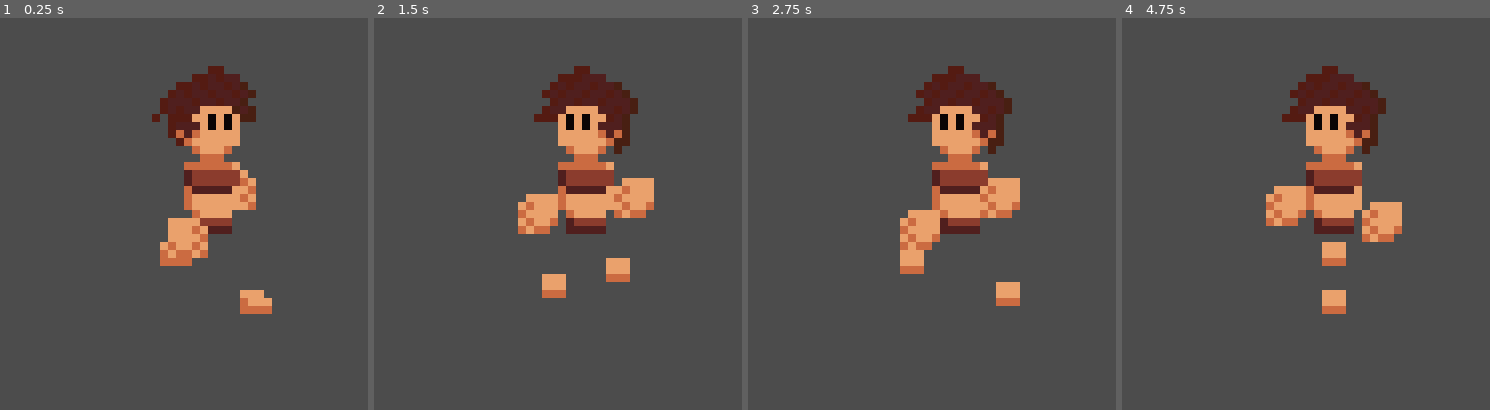
Above: before the commit, frames 1-4 (left to right).
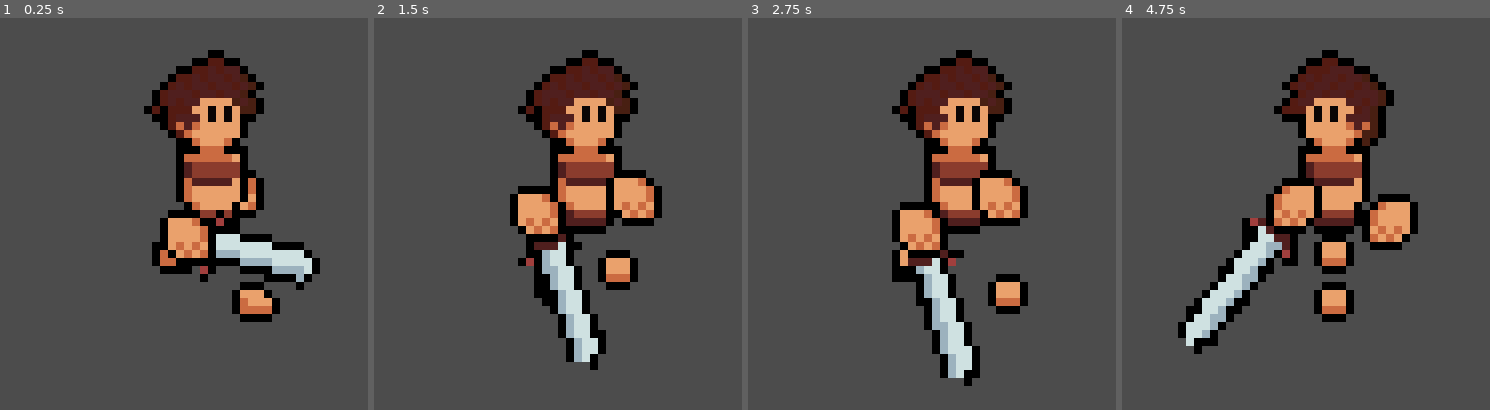
Above: after the commit, the same moments.

Repository: pibolib/gd-rpg-tech-demo
Game: Godot game, scene res://scene/charactermodel/Humanoid.tscn
Same seed, same stepped clock (60 frames per second), same inputs: the game is played once before the commit and once after it.
Inputs:
- Up to frame 1 (0.25 s): no input
- Up to frame 2 (1.5 s): tap Enter (ui_accept) at 0.5, 0.77 s
- Up to frame 3 (2.75 s): tap Enter (ui_accept) at 1.52 s
- Up to frame 4 (4.75 s): tap Enter (ui_accept) at 3.02, 3.77, 4.52 s

The runs differ from the first frame. In frame 1, 11% of the frame differs, in the area x 39-87%, y 8-78%; in frame 2, 13%; in frame 3, 13%; in frame 4, 13%, in the area x 15-81%, y 8-86%.

Commit message:
added outline shader

Diff:
--- a/assets/shader/color_outline.tres
+++ b/assets/shader/color_outline.tres
@@ -3,28 +3,22 @@
 [sub_resource type="Shader" id=1]
 code = "shader_type canvas_item;
 
-uniform vec4 line_color : hint_color = vec4(1);
-uniform float line_thickness : hint_range(0, 10) = 1.0;
+uniform vec4 line_color : hint_color = vec4(0.0); // black color
+uniform float line_thickness : hint_range(0.0, 10.0) = 1.0;
 
 void fragment() {
 	vec2 size = TEXTURE_PIXEL_SIZE * line_thickness;
-
-	float outline = texture(TEXTURE, UV + vec2(-size.x, 0)).a;
-	outline += texture(TEXTURE, UV + vec2(0, size.y)).a;
-	outline += texture(TEXTURE, UV + vec2(size.x, 0)).a;
-	outline += texture(TEXTURE, UV + vec2(0, -size.y)).a;
-	outline += texture(TEXTURE, UV + vec2(-size.x, size.y)).a;
-	outline += texture(TEXTURE, UV + vec2(size.x, size.y)).a;
-	outline += texture(TEXTURE, UV + vec2(-size.x, -size.y)).a;
-	outline += texture(TEXTURE, UV + vec2(size.x, -size.y)).a;
-	outline = min(outline, 1.0);
-
+	float left = texture(TEXTURE, UV + vec2(-size.x, 0)).a;
+	float right = texture(TEXTURE, UV + vec2(size.x, 0)).a;
+	float up = texture(TEXTURE, UV + vec2(0, size.y)).a;
+	float down = texture(TEXTURE, UV + vec2(0, -size.y)).a;
+	float sum = left + right + up + down;
+	float outline = min(sum, 1.0);
 	vec4 color = texture(TEXTURE, UV);
 	COLOR = mix(color, line_color, outline - color.a);
 }"
 
 [resource]
-render_priority = 1
 shader = SubResource( 1 )
-shader_param/line_color = Color( 1, 1, 1, 1 )
+shader_param/line_color = Color( 0, 0, 0, 1 )
 shader_param/line_thickness = 1.0
--- /dev/null
+++ b/assets/shader/color_replace.tres
@@ -0,0 +1,22 @@
+[gd_resource type="ShaderMaterial" load_steps=2 format=2]
+
+[sub_resource type="Shader" id=1]
+code = "shader_type canvas_item;
+
+uniform vec4 u_color_key : hint_color;
+uniform vec4 u_replacement_color : hint_color;
+
+void fragment() {
+    vec4 col = texture(TEXTURE, UV);
+    vec4 d4 = abs(col - u_color_key);
+    float d = max(max(d4.r, d4.g), d4.b);
+    if(d < 0.01 && col.a != 0.0) {
+        col = u_replacement_color;
+    }
+    COLOR = col;
+}"
+
+[resource]
+shader = SubResource( 1 )
+shader_param/u_color_key = Color( 0.0784314, 0.152941, 0, 1 )
+shader_param/u_replacement_color = Color( 0, 0, 0, 1 )
--- a/scene/charactermodel/Humanoid.gd
+++ b/scene/charactermodel/Humanoid.gd
@@ -25,10 +25,14 @@
 	"WALK"
 ]
 
+export var outline_color = Color(0,0,0)
+
 var dir = 0
 var torso_offset = 12
 var move = true
 var state = "WALK"
+var equip_left = 0
+var equip_right = -1
 
 func _ready():
 	$AnimationHandler.play(state)
@@ -53,11 +57,18 @@
 		match state:
 			"WALK":
 				walk($AnimationHandler.current_animation_position)
+	if equip_left != -1:
+		if $Torso/Arm/Hand1.scale.x == 1:
+			$Torso/Arm/Hand1/Equip.rotation = -dir
+		else:
+			$Torso/Arm/Hand1/Equip.rotation = dir + PI
+		$Torso/Arm/Hand1/Equip.scale = Vector2(1-(cos(dir)+1)/8,1)
+	update_z()
 
 func set_torso_sprite(angle): #sets torso sprite based on angle
 	var angle_sprites = [
-		Vector2(0,20),
-		Vector2(7,20)
+		Vector2(0,24),
+		Vector2(8,24)
 	]
 	angle = wrap_angle(angle)
 	var spr = get_sprite_facing_2dir(angle)
@@ -66,45 +77,48 @@
 func set_head_sprite(angle):
 	var angle_sprites = [
 		Vector2(0,0),
-		Vector2(8,0),
-		Vector2(16,0),
-		Vector2(24,0)
+		Vector2(10,0),
+		Vector2(20,0),
+		Vector2(30,0)
 	]
 	var angle_sprites2 = [
-		Vector2(0,9),
-		Vector2(13,9),
-		Vector2(26,9),
-		Vector2(39,9)
+		Vector2(0,11),
+		Vector2(15,11),
+		Vector2(30,11),
+		Vector2(45,11)
 	]
 	var spr = get_sprite_facing_4dir(angle)
 	$Torso/Head.region_rect.position = angle_sprites[spr]
 	$Torso/Head/Hair.region_rect.position = angle_sprites2[spr]
-	if spr == 1 or spr == 2:
-		$Torso/Head.offset.x = 1.5
+	if spr == 1 or spr == 2 or spr == 3:
+		$Torso/Head.offset.x = 1
 		$Torso/Head/Hair.offset.x = 0.5
 	else:
-		$Torso/Head.offset.x = 0.5
+		$Torso/Head.offset.x = 0
 		$Torso/Head/Hair.offset.x = -0.5
 
 func set_leg_sprite(angle): #sets leg sprite based on angle
 	var angle_sprites = [
-		Vector2(0,29),
-		Vector2(4,29),
-		Vector2(8,29),
-		Vector2(12,29)
+		Vector2(0,35),
+		Vector2(6,35),
+		Vector2(12,35),
+		Vector2(18,35)
 	]
-	var spr = get_sprite_facing_4dir(angle)
+	var spr = get_sprite_facing_4dir(angle+PI/4)
 	$Legs/Foot1.region_rect.position = angle_sprites[spr]
 	$Legs/Foot2.region_rect.position = angle_sprites[spr]
 
 func set_limb_pos(node, angle, dist, offset): #generically sets position based on angle, dist, and offset, works for any Node2D
 	node.position = trig_pos(angle,dist,offset)
-	node.z_index = node.position.y
 
 func set_hand_sprite(angle): #sets hand flip based on angle
 	var spr = get_sprite_facing_2dir(angle+PI/2)
-	$Torso/Arm/Hand1.flip_v = spr
-	$Torso/Arm/Hand2.flip_v = spr
+	if spr == 0:
+		$Torso/Arm/Hand1.scale.x = 1
+		$Torso/Arm/Hand2.scale.x = 1
+	else:
+		$Torso/Arm/Hand1.scale.x = -1
+		$Torso/Arm/Hand2.scale.x = -1
 
 func wrap_angle(angle): #returns an angle wrapped between 0 and 2*PI.
 	return wrapf(angle, 0, 2*PI)
@@ -112,11 +126,11 @@
 func get_sprite_facing_4dir(angle): #returns a sprite index for a body part with four directions.
 	var spr
 	angle = wrap_angle(angle)
-	if angle <= PI/4 or angle >= 7*PI/4:
+	if angle <= PI/2:
 		spr = 0
-	elif angle > PI/4 and angle <= 3*PI/4:
+	elif angle > PI/2 and angle <= PI:
 		spr = 1
-	elif angle > 3*PI/4 and angle <= 5*PI/4:
+	elif angle > PI and angle <= 3*PI/2:
 		spr = 2
 	else:
 		spr = 3
@@ -125,7 +139,7 @@
 func get_sprite_facing_2dir(angle): #returns a sprite index for a body part with two directions.
 	var spr
 	angle = wrap_angle(angle)
-	if angle >= 7*PI/4 or angle <= 3*PI/4:
+	if angle <= PI:
 		spr = 0
 	else:
 		spr = 1
@@ -141,6 +155,13 @@
 		"WALK":
 			$AnimationHandler.play()
 
+func update_z(): #updates z_index for all limbs which rotate around main character.
+	var limbs = [
+		$Torso/Arm/Hand1, $Torso/Arm/Hand2, $Legs/Foot1, $Legs/Foot2
+	]
+	for limb in limbs:
+		limb.z_index = limb.position.y
+
 func walk(time): #this animation lasts for one second and covers a few footsteps.
 	var tangent = Vector2(cos(dir),sin(dir)*0.5)
 	$Legs/Foot1.position += tangent * sin(2*time*PI) * 6
--- a/scene/charactermodel/Humanoid.tscn
+++ b/scene/charactermodel/Humanoid.tscn
@@ -1,7 +1,10 @@
-[gd_scene load_steps=6 format=2]
+[gd_scene load_steps=9 format=2]
 
 [ext_resource path="res://assets/gfx/humanoidmodelbase.png" type="Texture" id=1]
 [ext_resource path="res://scene/charactermodel/Humanoid.gd" type="Script" id=2]
+[ext_resource path="res://assets/gfx/weapons.png" type="Texture" id=3]
+[ext_resource path="res://assets/shader/color_outline.tres" type="Material" id=4]
+[ext_resource path="res://assets/shader/color_replace.tres" type="Material" id=5]
 
 [sub_resource type="Animation" id=1]
 resource_name = "IDLE"
@@ -28,60 +31,81 @@
 script = ExtResource( 2 )
 
 [node name="Torso" type="Sprite" parent="."]
+material = ExtResource( 5 )
 position = Vector2( 0, -11 )
+texture = ExtResource( 1 )
+offset = Vector2( -0.5, -0.5 )
+region_enabled = true
+region_rect = Rect2( 0, 24, 9, 11 )
+
+[node name="Arm" type="Node2D" parent="Torso"]
+use_parent_material = true
+position = Vector2( 0, 2 )
+
+[node name="Hand1" type="Sprite" parent="Torso/Arm"]
+use_parent_material = true
+position = Vector2( 0, -9.53674e-07 )
+scale = Vector2( 1, -1 )
+z_index = 10
 texture = ExtResource( 1 )
 offset = Vector2( -0.5, 0.5 )
 region_enabled = true
-region_rect = Rect2( 0, 20, 7, 9 )
+region_rect = Rect2( 8, 40, 7, 7 )
 
-[node name="Arm" type="Node2D" parent="Torso"]
-position = Vector2( 0, 2 )
+[node name="Equip" type="Sprite" parent="Torso/Arm/Hand1"]
+material = ExtResource( 4 )
+position = Vector2( -1, 0 )
+z_index = -1
+texture = ExtResource( 3 )
+centered = false
+offset = Vector2( -3, -4 )
+region_enabled = true
+region_rect = Rect2( 0, 0, 28, 9 )
 
-[node name="Hand1" type="Sprite" parent="Torso/Arm"]
+[node name="Hand2" type="Sprite" parent="Torso/Arm"]
+use_parent_material = true
 position = Vector2( 0, -9.53674e-07 )
-rotation = 1.5708
+scale = Vector2( 1, -1 )
 texture = ExtResource( 1 )
 offset = Vector2( -0.5, 0.5 )
 region_enabled = true
-region_rect = Rect2( 6, 32, 5, 5 )
-
-[node name="Hand2" type="Sprite" parent="Torso/Arm"]
-position = Vector2( 0, -9.53674e-07 )
-rotation = 1.5708
-texture = ExtResource( 1 )
-offset = Vector2( -0.5, 0.5 )
-region_enabled = true
-region_rect = Rect2( 6, 32, 5, 5 )
+region_rect = Rect2( 8, 40, 7, 7 )
 
 [node name="Head" type="Sprite" parent="Torso"]
-position = Vector2( -1, -8 )
+use_parent_material = true
+position = Vector2( -1, -7 )
 texture = ExtResource( 1 )
-offset = Vector2( 0, -0.5 )
+offset = Vector2( 0, -2.5 )
 region_enabled = true
-region_rect = Rect2( 0, 0, 8, 9 )
+region_rect = Rect2( 0, 0, 10, 11 )
 
 [node name="Hair" type="Sprite" parent="Torso/Head"]
-position = Vector2( 0, -2 )
+use_parent_material = true
+position = Vector2( 0, -1 )
 texture = ExtResource( 1 )
-offset = Vector2( -0.5, -0.5 )
+offset = Vector2( -0.5, -3.5 )
 region_enabled = true
-region_rect = Rect2( 0, 9, 13, 11 )
+region_rect = Rect2( 0, 11, 15, 13 )
 
 [node name="Legs" type="Node2D" parent="."]
+material = ExtResource( 5 )
+z_index = -20
 
 [node name="Foot1" type="Sprite" parent="Legs"]
+use_parent_material = true
 z_index = 10
 texture = ExtResource( 1 )
 offset = Vector2( 0, -1.5 )
 region_enabled = true
-region_rect = Rect2( 0, 29, 4, 3 )
+region_rect = Rect2( 0, 35, 6, 5 )
 
 [node name="Foot2" type="Sprite" parent="Legs"]
+use_parent_material = true
 z_index = -10
 texture = ExtResource( 1 )
 offset = Vector2( 0, -1.5 )
 region_enabled = true
-region_rect = Rect2( 0, 29, 4, 3 )
+region_rect = Rect2( 0, 35, 6, 5 )
 
 [node name="TempCamera" type="Camera2D" parent="."]
 current = true
Binary file changed: assets/gfx/ase/humanoidmodelbase.ase
Binary file added: assets/gfx/ase/weapons.ase
Binary file changed: assets/gfx/humanoidmodelbase.png
Binary file added: assets/gfx/weapons.png
Not shown, added: assets/gfx/weapons.png.import
